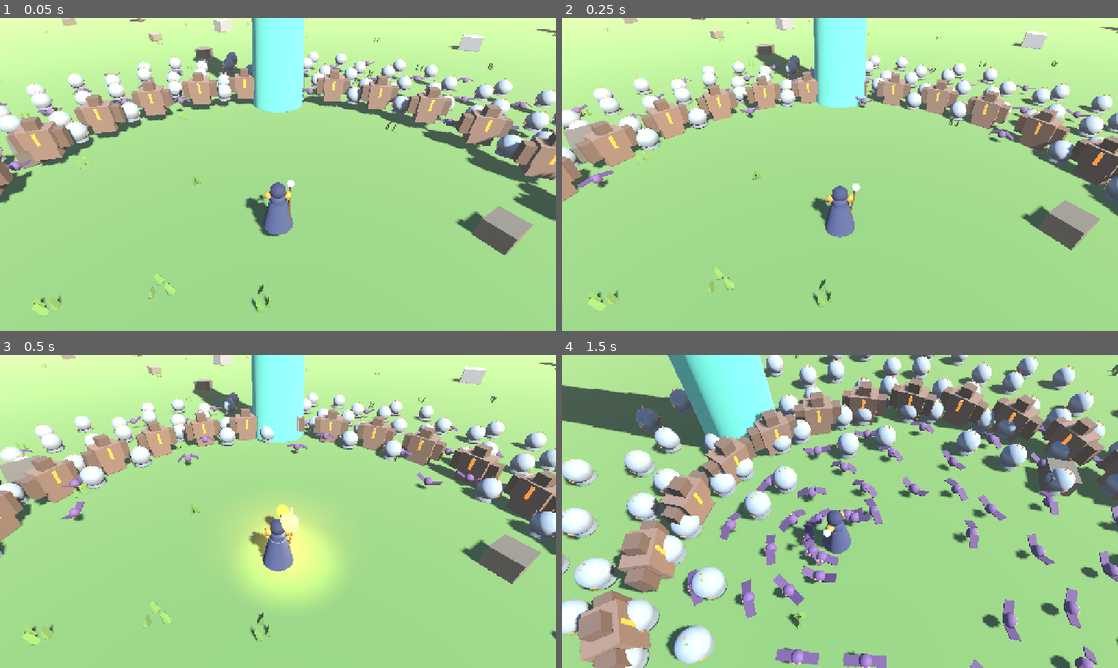
Above: before the commit, frames 1-4 (two rows, left to right).
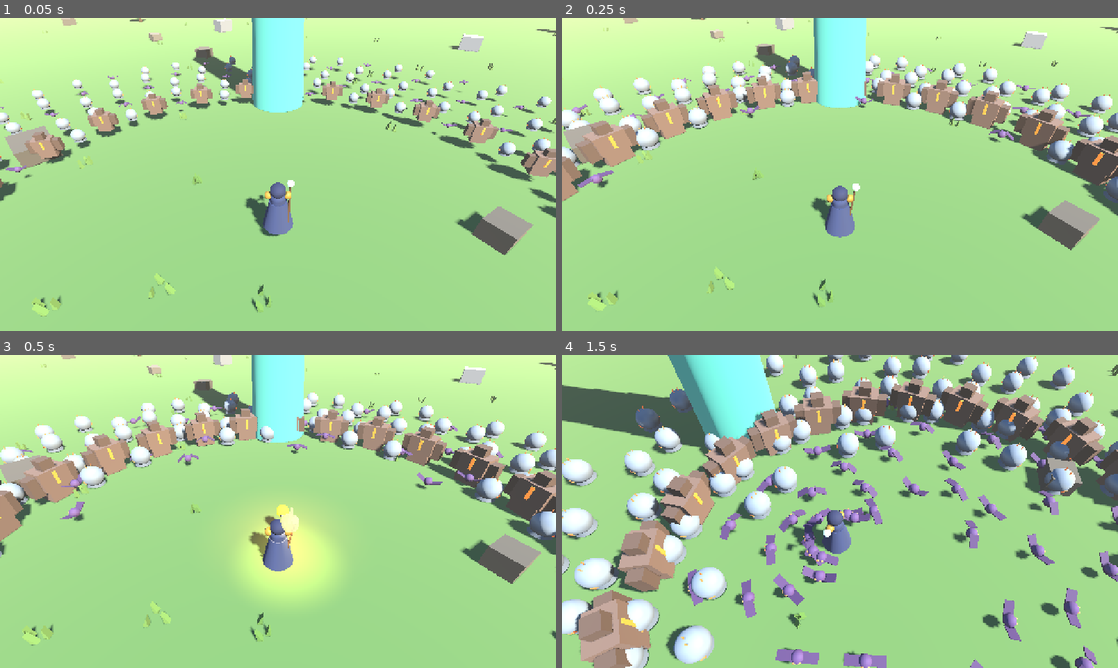
Above: after the commit, the same moments.

Repository: mohsen-niksirat/Horde_Survival_3D
Game: Godot game, scene res://tests/StressScene.tscn
The game is run twice, just before and just after one commit, with the same random seed, the same clock (stepped at 60 frames per second) and the same inputs. This scene is started directly instead of the project's main scene.
Inputs (mouse positions are in pixels of both pictures, inside the frame that each line leads up to):
- Up to frame 1 (0.05 s): no input
- Up to frame 2 (0.25 s): no input
- Up to frame 3 (0.5 s): no input
- Up to frame 4 (1.5 s): tap Enter at 0.5 s; move the mouse to (812, 574) at 0.52 s; hold W (move_up) 0.53-1.25 s; tap Q (ability_1) at 0.6 s; click (812, 574) at 0.67 s; drag from (1006, 558) to (812, 574) at 1.27 s

The runs differ from the first frame. In frame 1, 12% of the frame differs, in the area x 0-100%, y 10-65%; in frame 2, nothing differs; in frame 3, nothing differs; in frame 4, nothing differs.

Commit message:
feat(V11A): feel polish — look sensitivity setting + enemy spawn fade-in
- Look Sens. slider (0.4-2.5x) in Settings, persisted; applied per-rig
  on _ready for both mouse and touch look
- Enemies scale/fade in over 0.15s on spawn (softens pop-in)
- tests/test_v11a_feel.gd V11A_FEEL_PASS; regression green
- gitignore: local Previous Versions archives

Diff:
--- a/scenes/enemies/enemy.gd
+++ b/scenes/enemies/enemy.gd
@@ -80,7 +80,11 @@
 	EnemyVisuals.build(_mesh, data.id)
 	_collect_flash_materials()
 	var s: float = (1.15 if hp_scale >= 3.0 else 1.0)
-	_mesh.scale = Vector3(s, s, s)
+	# V11A: fade/scale in — softens spawn pop-in
+	var target_scale := Vector3(s, s, s)
+	_mesh.scale = target_scale * 0.25
+	var tween := create_tween()
+	tween.tween_property(_mesh, "scale", target_scale, 0.15).set_trans(Tween.TRANS_SINE).set_ease(Tween.EASE_OUT)
 
 	_attack_timer = randf_range(0.0, data.attack_cooldown)
 	_ranged_timer = randf_range(0.5, data.ranged_cooldown if data.ranged_attack else 2.5)
--- a/scenes/menu/SettingsMenu.tscn
+++ b/scenes/menu/SettingsMenu.tscn
@@ -87,6 +87,22 @@
 step=0.05
 value=0.8
 
+[node name="SensRow" type="HBoxContainer" parent="Center/Panel/Layout"]
+layout_mode=2
+
+[node name="Label" type="Label" parent="Center/Panel/Layout/SensRow"]
+custom_minimum_size=Vector2(120, 0)
+layout_mode=2
+text="Look Sens."
+
+[node name="SensSlider" type="HSlider" parent="Center/Panel/Layout/SensRow"]
+custom_minimum_size=Vector2(220, 24)
+layout_mode=2
+min_value=0.4
+max_value=2.5
+step=0.1
+value=1.0
+
 [node name="QualityRow" type="HBoxContainer" parent="Center/Panel/Layout"]
 layout_mode=2
 
--- a/scenes/menu/settings_menu.gd
+++ b/scenes/menu/settings_menu.gd
@@ -4,6 +4,7 @@
 @onready var master_slider: HSlider = $Center/Panel/Layout/MasterRow/MasterSlider
 @onready var music_slider: HSlider = $Center/Panel/Layout/MusicRow/MusicSlider
 @onready var sfx_slider: HSlider = $Center/Panel/Layout/SfxRow/SfxSlider
+@onready var sensitivity_slider: HSlider = $Center/Panel/Layout/SensRow/SensSlider
 @onready var shake_check: CheckButton = $Center/Panel/Layout/ShakeCheck
 @onready var quality_option: OptionButton = $Center/Panel/Layout/QualityRow/QualityOption
 @onready var close_button: Button = $Center/Panel/Layout/CloseButton
@@ -19,16 +20,21 @@
 	master_slider.value = SaveManager.get_setting("master_volume", 0.8)
 	music_slider.value = SaveManager.get_setting("music_volume", 0.7)
 	sfx_slider.value = SaveManager.get_setting("sfx_volume", 0.8)
+	sensitivity_slider.value = SaveManager.get_setting("look_sensitivity", 1.0)
 	shake_check.button_pressed = SaveManager.get_setting("screen_shake", true)
 	quality_option.selected = SaveManager.get_setting("quality", 1)
 
 	master_slider.value_changed.connect(_on_volume.bind("master_volume"))
 	music_slider.value_changed.connect(_on_volume.bind("music_volume"))
 	sfx_slider.value_changed.connect(_on_volume.bind("sfx_volume"))
+	sensitivity_slider.value_changed.connect(_on_sensitivity)
 	shake_check.toggled.connect(_on_shake)
 	quality_option.item_selected.connect(_on_quality)
 	close_button.pressed.connect(_on_close)
 	EventBus.game_state_changed.connect(_on_state_changed)
+
+func _on_sensitivity(value: float) -> void:
+	SaveManager.set_setting("look_sensitivity", value)
 
 func _on_state_changed(_new_state: int, _old: int) -> void:
 	pass
--- a/scripts/player/camera_rig.gd
+++ b/scripts/player/camera_rig.gd
@@ -28,6 +28,8 @@
 var _current_distance: float
 var _shake_amount: float = 0.0
 var _shake_decay: float = 6.0
+var _yaw_sensitivity_base: float = 0.0032
+var _pitch_sensitivity_base: float = 0.0028
 ## True on touch devices: mouse motion is EMULATED by touches there and
 ## jumps between fingers — camera look must come only from InputManager.
 var _touch_mode: bool = false
@@ -40,6 +42,11 @@
 	# its movement direction — the camera must NOT inherit that rotation.
 	top_level = true
 	_touch_mode = DisplayServer.is_touchscreen_available()
+	var sens: float = SaveManager.get_setting("look_sensitivity", 1.0)
+	_yaw_sensitivity_base = yaw_sensitivity
+	_pitch_sensitivity_base = pitch_sensitivity
+	yaw_sensitivity *= sens
+	pitch_sensitivity *= sens
 	_pitch = deg_to_rad(default_pitch_deg)
 	_zoom = clampf(default_zoom, 0.0, 1.0)
 	_current_distance = _target_distance()
--- /dev/null
+++ b/tests/test_v11a_feel.gd
@@ -0,0 +1,76 @@
+extends SceneTree
+## V11A validation: look sensitivity persists and scales camera rotation;
+## enemies fade/scale in on spawn (pop-in softened).
+
+var failures := 0
+
+func _initialize() -> void:
+	var save: Node = root.get_node("SaveManager")
+	save.set_setting("look_sensitivity", 2.0)
+
+	var main_ps: PackedScene = load("res://scenes/main/Main.tscn")
+	var main := main_ps.instantiate()
+	root.add_child(main)
+	for i in range(4):
+		await process_frame
+		await physics_frame
+
+	var rig: Node3D = main.get_node("World/Player/CameraRig")
+	var game_manager := root.get_node("GameManager")
+	game_manager.state = game_manager.State.PLAYING
+
+	# --- Sensitivity 2.0 doubles rotation vs 1.0 (fresh rigs, direct call) ---
+	save.set_setting("look_sensitivity", 1.0)
+	var player_ps: PackedScene = load("res://scenes/player/Player.tscn")
+	var p1: CharacterBody3D = player_ps.instantiate()
+	root.add_child(p1)
+	await process_frame
+	var rig1: Node3D = p1.get_node("CameraRig")
+	var m1 := InputEventMouseMotion.new()
+	m1.relative = Vector2(100, 0)
+	rig1._unhandled_input(m1)
+	var delta1: float = absf(rig1._yaw)
+	p1.queue_free()
+
+	save.set_setting("look_sensitivity", 2.0)
+	var p2: CharacterBody3D = player_ps.instantiate()
+	root.add_child(p2)
+	await process_frame
+	var rig2: Node3D = p2.get_node("CameraRig")
+	var m2 := InputEventMouseMotion.new()
+	m2.relative = Vector2(100, 0)
+	rig2._unhandled_input(m2)
+	var delta2: float = absf(rig2._yaw)
+	p2.queue_free()
+	_check(absf(delta2 - delta1 * 2.0) < 0.05, "sensitivity 2.0 doubles rotation (%.3f -> %.3f)" % [delta1, delta2])
+
+	# --- Enemy scale-in: smaller at spawn frame, full after ~0.2s ---
+	var em: Node = main.get_node("EnemyManager")
+	em.clear_all()
+	em.queue_spawn(load("res://data/enemies/basic_drone.tres"), Vector3(8, 0, 0), main.get_node("World/Player"), 1.0, 1.0, 1.0)
+	await process_frame
+	var enemy: CharacterBody3D = em.get_all_enemies()[0]
+	var mesh: Node3D = enemy.get_node("Visual")
+	var early: float = mesh.scale.x
+	_check(early < 1.0 and early > 0.1, "spawn scale-in starts small (%.2f)" % early)
+	for i in range(20):
+		await process_frame
+		await physics_frame
+	_check(absf(mesh.scale.x - 1.0) < 0.05, "scale settles at 1.0 (%.2f)" % mesh.scale.x)
+
+	# --- Settings persist sensitivity ---
+	_check(absf(save.get_setting("look_sensitivity", 0.0) - 2.0) < 0.01, "sensitivity persisted")
+	save.set_setting("look_sensitivity", 1.0)
+
+	if failures == 0:
+		print("V11A_FEEL_PASS")
+	else:
+		print("V11A_FEEL_FAIL failures=", failures)
+	quit(0 if failures == 0 else 1)
+
+func _check(cond: bool, label: String) -> void:
+	if cond:
+		print("OK: ", label)
+	else:
+		push_error("FAIL: " + label)
+		failures += 1
Binary file added: ScreenShots/ScreenShot 01_v2.0.jpg
Binary file added: ScreenShots/ScreenShot 02_v2.0.jpg
Not shown, changed: .gitignore
